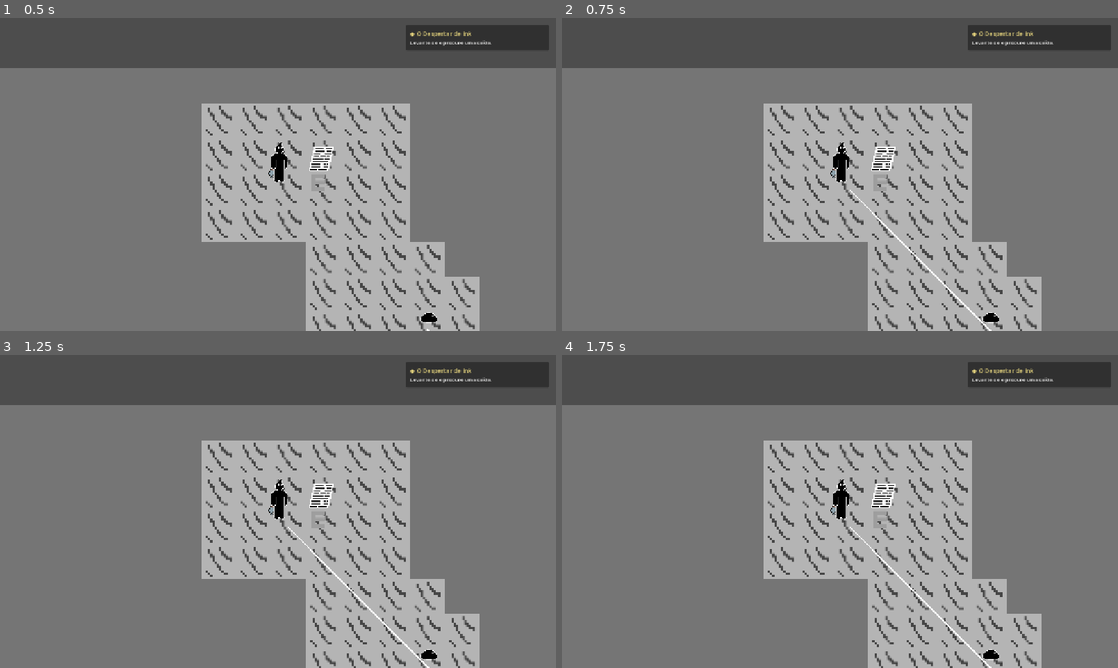
Above: before the commit, frames 1-4 (two rows, left to right).
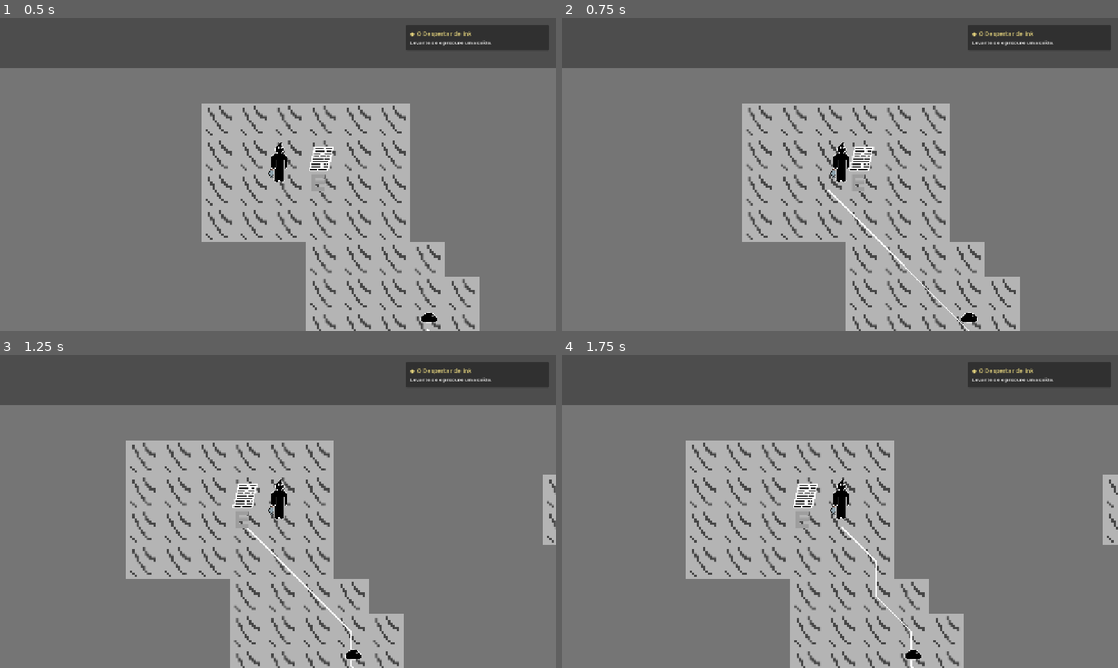
Above: after the commit, the same moments.

Repository: RodrigoAlvys/The-legend-of-Ink
Game: Godot game, scene res://mapas/mapa1.tscn
Two runs of this game, one before a commit and one after it. Both use one fixed random seed, a clock stepped at 60 frames per second and the inputs below.
Inputs (mouse positions are in pixels of both pictures, inside the frame that each line leads up to):
- Up to frame 1 (0.5 s): no input
- Up to frame 2 (0.75 s): tap Enter at 0.5 s; move the mouse to (962, 158) at 0.52 s; hold Right (ui_right) from 0.53 s (still down); hold E (interact) from 0.53 s (still down); click (962, 158) at 0.67 s
- Up to frame 3 (1.25 s): keep holding Right (ui_right); keep holding E (interact)
- Up to frame 4 (1.75 s): release Right (ui_right) at 1.25 s; release E (interact) at 1.25 s; drag from (728, 527) to (990, 655) at 1.27 s

Frame 1 is identical in both runs. In frame 2, 11% of the frame differs, in the area x 32-87%, y 27-100%; in frame 3, 24%; in frame 4, 25%, in the area x 22-100%, y 27-100%.
Error after the commit: Invalid assignment of index '0' (on base: 'Array[String]') with value of type 'String'. (res://scripts/combat/BaseCharacter.gd:15)

Commit message:
Refatorando BaseCharacter

Diff:
--- a/rp-gprojeto/jogador/Player.tscn
+++ b/rp-gprojeto/jogador/Player.tscn
@@ -11,6 +11,9 @@
 [node name="CharacterBody2D" type="CharacterBody2D" unique_id=1566683655 groups=["player"]]
 collision_layer = 2
 script = ExtResource("1_kpjcp")
+first_name = "Ink"
+gener = "Não Binário"
+level = 1
 
 [node name="CollisionShape2D" type="CollisionShape2D" parent="." unique_id=1132727732]
 position = Vector2(-3.8146973e-06, 0)
--- a/rp-gprojeto/jogador/controles.gd
+++ b/rp-gprojeto/jogador/controles.gd
@@ -7,6 +7,11 @@
 
 @onready var shapecast = $ShapeCast2D
 
+func _ready() -> void:
+	self.hp_max = self.get_CON() + floori(self.level*self.get_CON()/2.0)
+	self.hp_current = hp_max
+	self.mp_max = floori(self.get_ESP()/2.0) + floori(self.level*self.get_ESP()/4.0)
+	self.mp_current = mp_max
 
 func _physics_process(_delta):
 
--- a/rp-gprojeto/scripts/combat/BaseCharacter.gd
+++ b/rp-gprojeto/scripts/combat/BaseCharacter.gd
@@ -1,89 +1,92 @@
 #BaseCharacter
+# Classe abstrata
 extends CharacterBody2D
 
 class_name BaseCharacter
 
-@export var first_name:String
-@export var surname:String
+var _name:Array[String] = []
+var fullname:String:
+	get: return " ".join(_name)
+	set(new):
+		self._name = new.strip_edges().capitalize().split()
+var first_name:String:
+	get: return _name[0] if not self._name.is_empty() else ""
+	set(new):
+		self._name[0] = new.strip_edges().capitalize().split()[0]
+var surname:String = "":
+	get: return " ".join(self._name.slice(1))
+	set(new):
+		var new_array:Array[String] = new.strip_edges().capitalize().split()
+		if _name.is_empty():
+			self._name = [""]
+		var newer:Array[String] = [self._name[0]]
+		self._name = newer + new_array
 # F = Feminino; M = Masculino; Não Binário = NB
-@export_enum("Masculino", "Feminino", "Não Binário") var gener:String
-
-@export_range(0, 10) var level:int = 0
+var _gender:String
+var gender:String:
+	get:
+		if self._gender.split()[0] in ["M", "MASCULINO", "HOMEM", "MENINO"]:
+			return "e"
+		elif self._gender.split()[0] in ["F", "FEMININO", "MULHER", "MENINA"]:
+			return "a"
+		else:
+			return "u"
+	set(gen):
+		self._gender = gen.strip_edges().to_upper()
+var _level:int
+var level:int = 0:
+	get: return self._level
+	set(novo): _level = max(0, min(10, novo))
 
 # Atributos de 1 a 20 D&D vibes
-@export_range(1, 20) var STR:int = 10
-var STR_mod:int = 10
-@export_range(1, 20) var DEX:int = 10
-var DEX_mod:int = 10
-@export_range(1, 20) var CON:int = 10
-var CON_mod:int = 10
-@export_range(1, 20) var ESP:int = 10
-var ESP_mod:int = 10
-var ATR_list:Dictionary = {
-	"STR": func(): return self.STR,
-	"DEX": func(): return self.DEX,
-	"CON": func(): return self.CON,
-	"ESP": func(): return self.ESP
-}
+var STR:int = 10
+var STR_mod:int = 0
+var DEX:int = 10
+var DEX_mod:int = 0
+var CON:int = 10
+var CON_mod:int = 0
+var ESP:int = 10
+var ESP_mod:int = 0
 
-@export_range(0, 0, 1, "or_greater") var hp_max:int
+var _hp_max:int
+var hp_max:int:
+	get: return self._hp_max
+	set(new): self._hp_max = max(1, new)
 var hp_max_mod:int
-@export var hp_current:int
-@export_range(0, 0, 1, "or_greater") var mp_max:int
+var _hp_current:int
+var hp_current:int:
+	get: return self._hp_current
+	set(new): self._hp_current = min(self.get_max_health(), new)
+var _mp_max:int
+var mp_max:int:
+	get: return self._mp_max
+	set(new): self._mp_max = max(1, new)
 var mp_max_mod:int
-@export var mp_current:int
+var _mp_current:int
+var mp_current:int:
+	get: return self._mp_current
+	set(new): self._mp_current = min(self.get_max_mana(), new)
 
 # Inventário
 
-func _init(_name:String, _gener:String, _str:int, _dex:int, _con:int, _esp:int, _level:int) -> void:
-	var atrs:Array = [_str, _dex, _con, _esp]
-	var regex = RegEx.new()
-	_name.strip_edges().capitalize()
-	regex.compile("\\s+")
-	_name = regex.sub(_name, " ", true)
-	for x in range(atrs.size()):
-		if atrs[x]<1:
-			print("[color=yellow]Aviso! O valor mínimo de um atributo é 1[/color]")
-			atrs[x] = 1
-	if _level > 10:
-		print("[color=yellow]Aviso! O level máximo é 10[/color]")
-		_level = 10
-	elif _level < 1:
-		print("[color=yellow]Aviso! O level mínimo é 1[/color]")
-		_level = 1
-	self.level = _level
-	self.STR = atrs[0]
-	self.DEX = atrs[1]
-	self.CON = atrs[2]
-	self.ESP = atrs[3]
-	self.first_name = _name.split()[0]
-	self.surname = "".join(_name.split().slice(1))
-	self.gener = regex.sub(_gener.strip_edges().to_upper(), " ", true)
-	self.hp_max = self.get_CON() + floori(self.level*self.get_CON()/2.0)
-	self.hp_current = self.hp_max
-	self.mp_max = floori(self.get_ESP()/2.0) + floori(self.level*self.get_ESP()/4.0)
-	self.mp_current = self.mp_max
 func attack(ATR_base:String="STR") -> int:
 	return randi_range(1, 10) + atribute_mod(ATR_base)
 func defend():
-	pass
+	return
 func run():
-	pass
-func atribute_mod(ATR:String, mod:bool=true) -> int:
-	ATR.strip_edges().to_upper()
-	if ATR not in self.ATR_list:
-		print("[color=yellow]Error! {ATR} não é um atributo padrão na ficha! retornando 0[/color]")
+	return randi_range(1, 100)
+func atribute_mod(attr:String, mod:bool=true):
+	attr.strip_edges().to_upper()
+	var getters:Dictionary[String, Callable] = {
+		"STR": self.get_STR,
+		"DEX": self.get_DEX,
+		"CON": self.get_CON,
+		"ESP": self.get_ESP,
+	}
+	if not getters.has(attr):
+		push_error("Atributo inválido: ", attr)
 		return 0
-	var ATR_value:int
-	if ATR == "STR":
-		ATR_value = self.get_STR(mod)
-	elif ATR == "DEX":
-		ATR_value = self.get_DEX(mod)
-	elif ATR == "CON":
-		ATR_value = self.get_CON(mod)
-	elif ATR == "DEX":
-		ATR_value = self.get_CON(mod)
-	return floori(ATR_value/2.0)-5
+	return floori(getters[attr].call(mod)/2.0)-5
 func get_STR(mod:bool=true) -> int:
 	return self.STR+self.STR_mod if mod else self.STR
 func get_DEX(mod:bool=true) -> int:
@@ -92,10 +95,9 @@
 	return self.CON+self.CON_mod if mod else self.CON
 func get_ESP(mod:bool=true) -> int:
 	return self.ESP+self.ESP_mod if mod else self.ESP
-func get_pronoun(plural:bool=false) -> String:
-	if self.gener.split()[0] in ["M", "MASCULINO", "HOMEM", "MENINO"]:
-		return "e" if not plural else "es"
-	if self.gener in ["F", "FEMININO", "MULHER", "MENINA"]:
-		return "a" if not plural else "as"
-	else:
-		return "u" if not plural else "us"
+func get_max_health(mod:bool=true) -> int:
+	var hp:int = self.hp_max+self.hp_max_mod if mod else self.hp_max
+	return max(1, hp)
+func get_max_mana(mod:bool=true) -> int:
+	var mp:int = self.mp_max+self.mp_max_mod if mod else self.mp_max
+	return max(1, mp)
